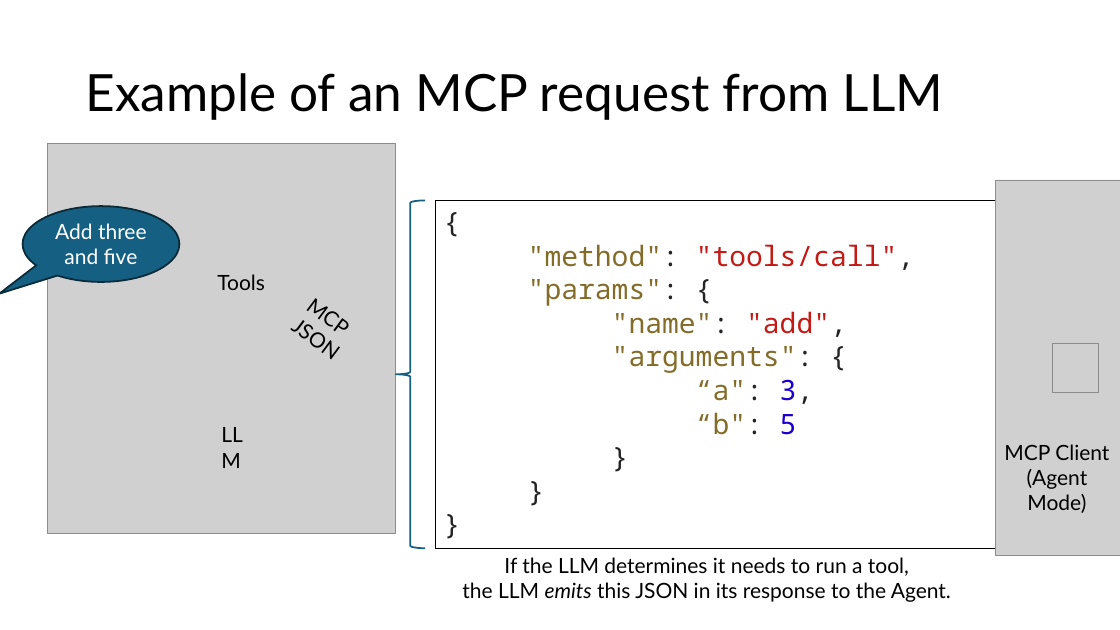
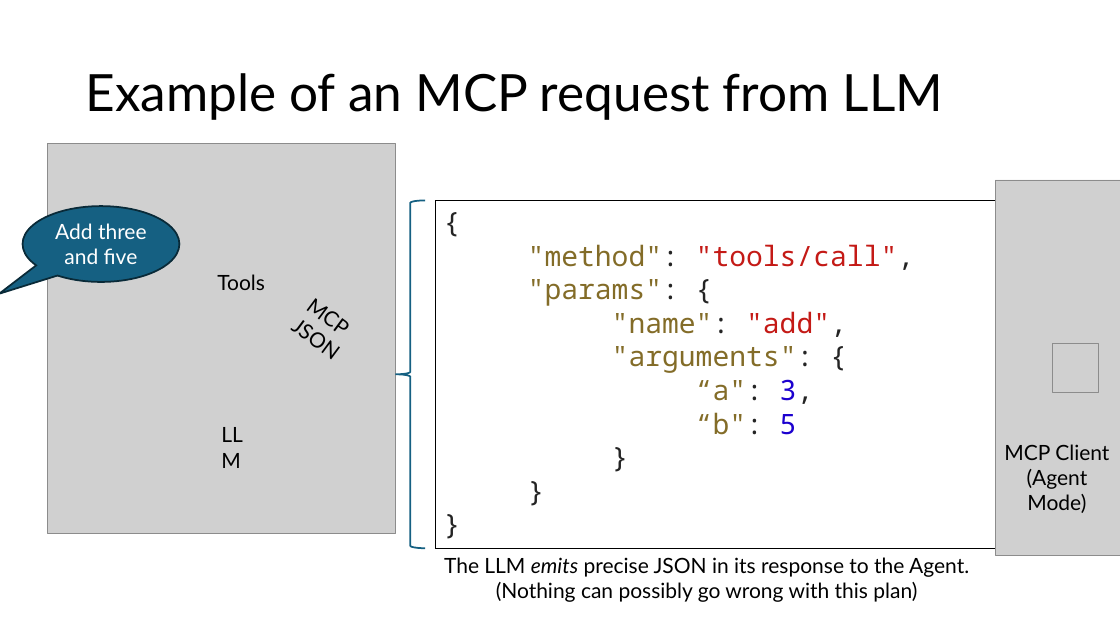
Before and after one commit to RHIT-CSSE/csse290-ai, a slide deck: slide 8 of ClassMaterials/Week9/MCP Servers.pptx. Drawn at 1120x630 pixels with LibreOffice and Linux fonts; fonts in the diff are those of the drawing; grey boxes stand for pictures. Boxes give left, top, right and bottom in pixels: in the first picture for what was removed or moved away, otherwise in the second. Text is boxed around its words. In the diff, an @@ line names an element or a change of style, - is before the commit and + after.

Commit message:
Update

```diff
--- a/ClassMaterials/Week9/MCP Servers.pptx
+++ b/ClassMaterials/Week9/MCP Servers.pptx
@@ text at (444,557,969,602): text changed @@
-If the LLM determines it needs to run a tool,
-the LLM emits this JSON in its response to the Agent.
+The LLM emits precise JSON in its response to the Agent.
+(Nothing can possibly go wrong with this plan)
```
Also in this commit, not shown: 1 other slide changed.
